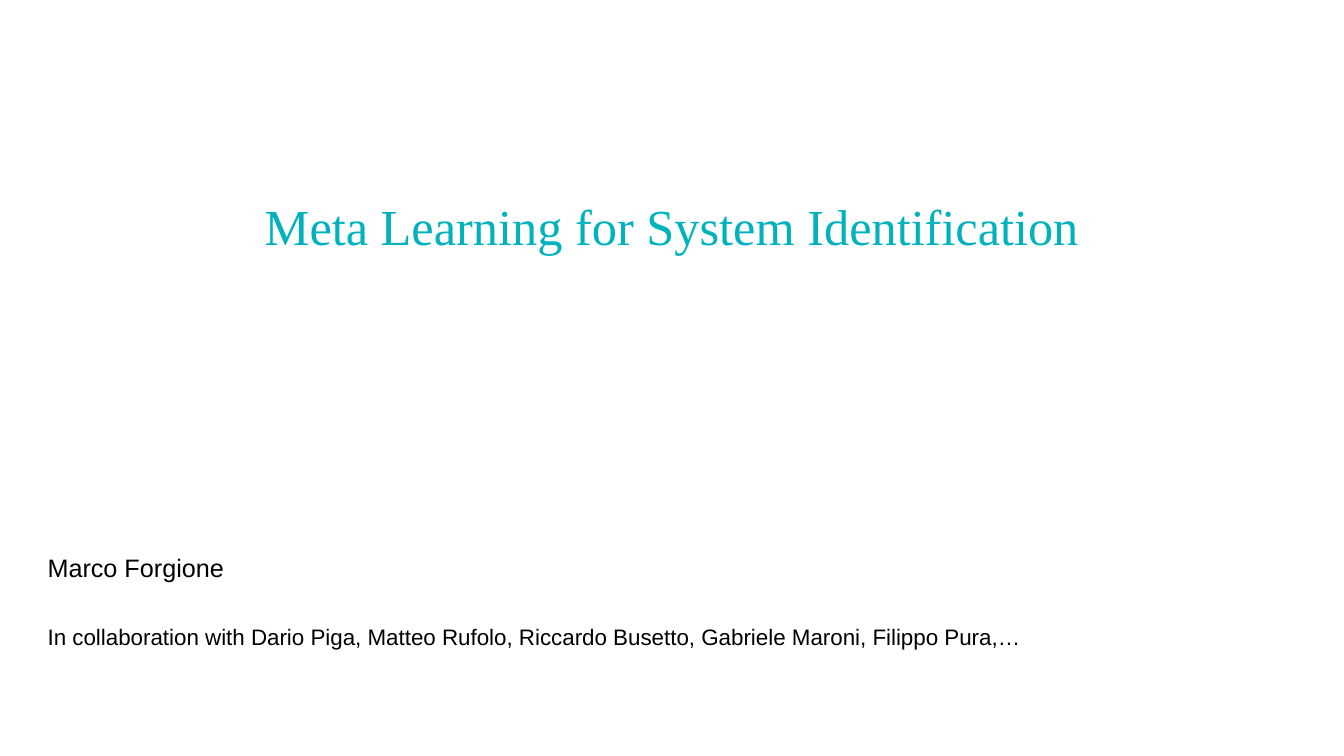
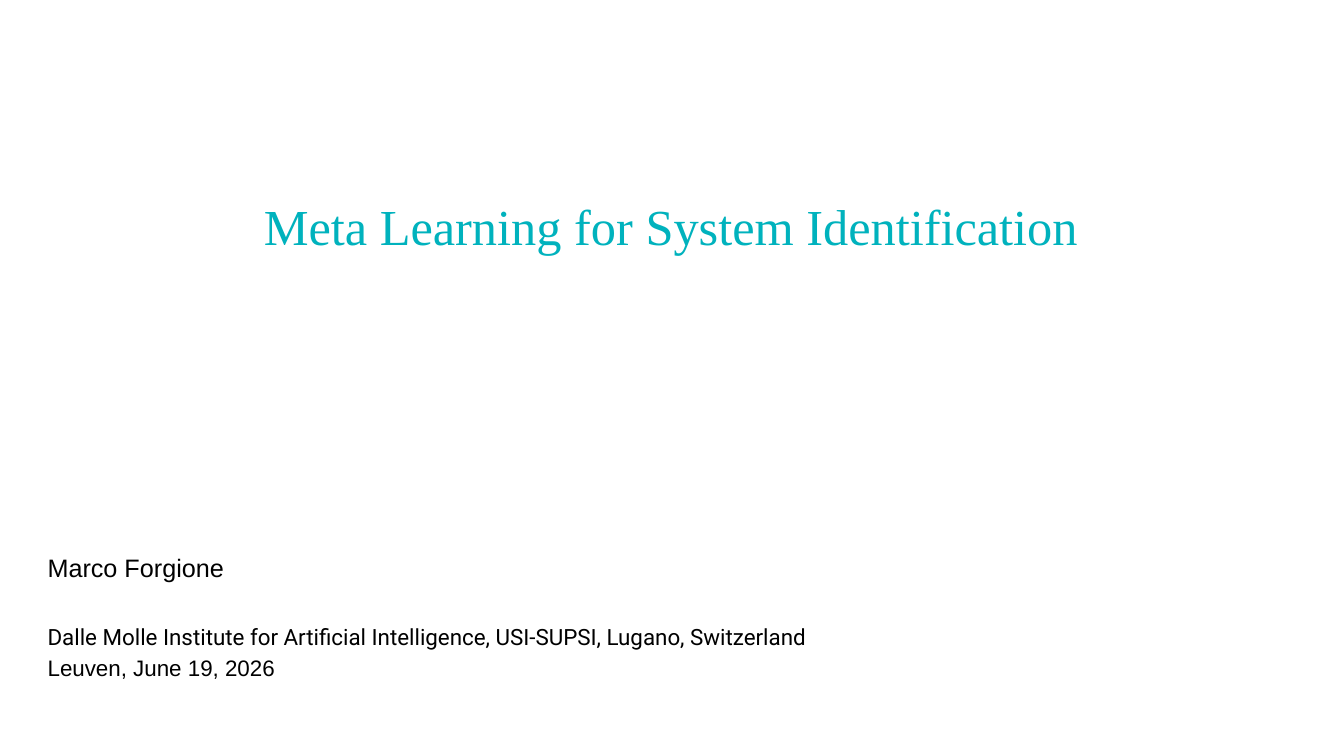
Before and after one commit to dariopi/Deep-Learning-for-System-Identification----EECI-Course----2026, a slide deck: slide 1 of lessons/06_meta_learning/meta_learning_sysid.pptx. Drawn at 1344x756 pixels with LibreOffice and Linux fonts; fonts in the diff are those of the drawing; background and template pictures are left out. Boxes give left, top, right and bottom in pixels: in the first picture for what was removed or moved away, otherwise in the second. Text is boxed around its words. In the diff, an @@ line names an element or a change of style, - is before the commit and + after.

Commit message:
pytorch statespace meta update

```diff
--- a/lessons/06_meta_learning/meta_learning_sysid.pptx
+++ b/lessons/06_meta_learning/meta_learning_sysid.pptx
@@ text at (x1=48, y1=628, x2=806, y2=679): text changed; font Arial to Roboto @@
-In collaboration with Dario Piga, Matteo Rufolo, Riccardo Busetto, Gabriele Maroni, Filippo Pura,…
+Dalle Molle Institute for Artificial Intelligence, USI-SUPSI, Lugano, Switzerland
+Leuven, June 19, 2026
```
Also in this commit, not shown: 8 other files.
